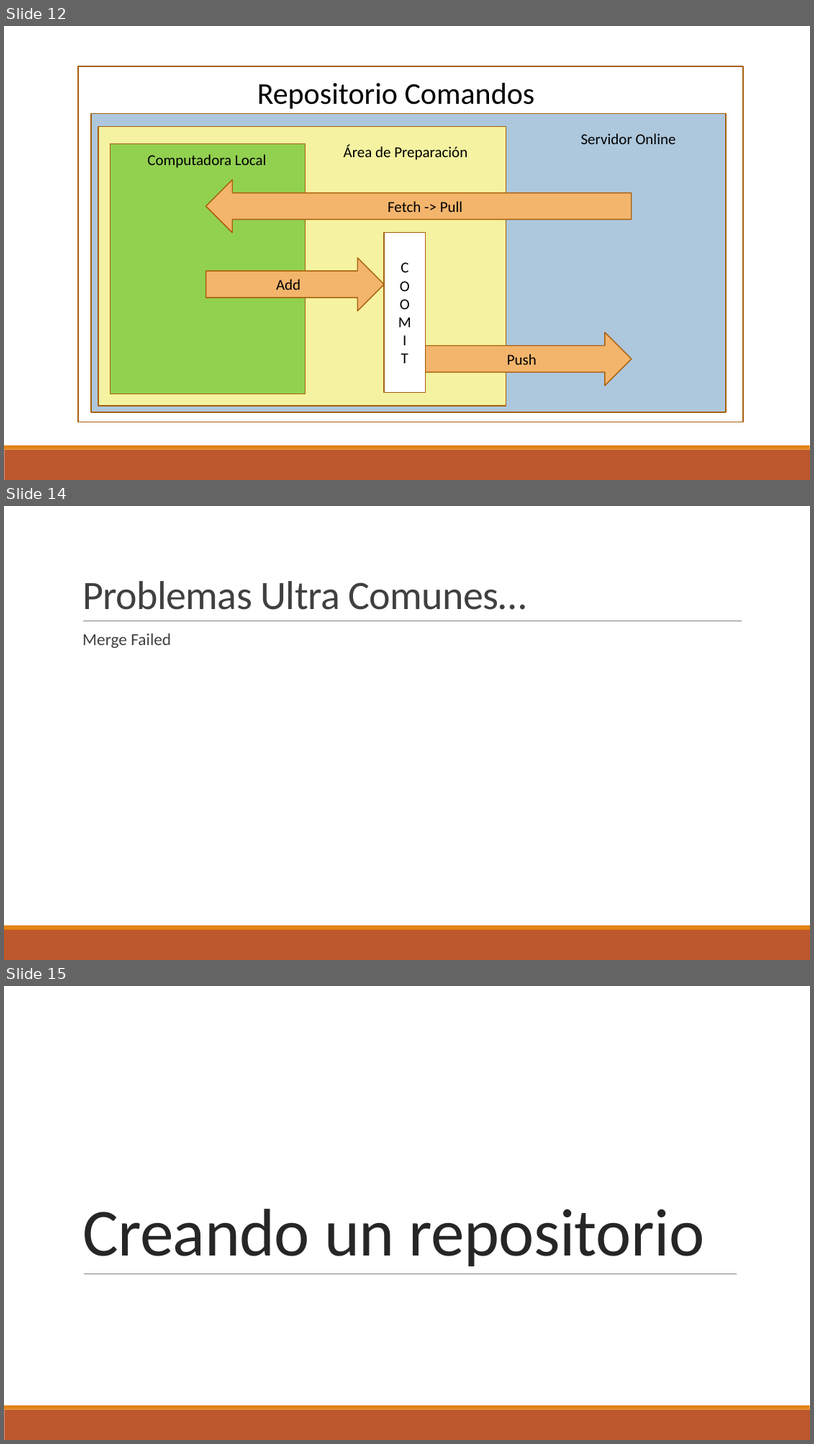
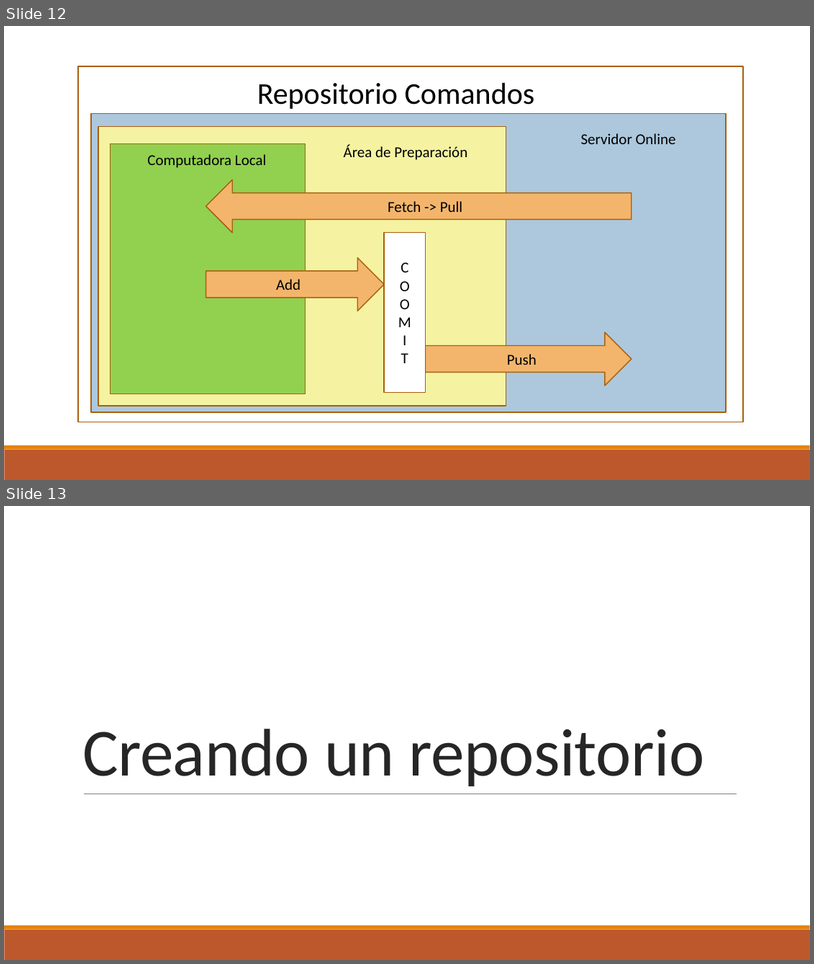
Before and after one commit to DuckHunter213/TutorialGit, a slide deck: Git.pptx. Shown one above the other, each under a label of ours: slides 12, 14 and 15 before the commit, slides 12 and 13 after it; the slides between them are not shown. The pictures are 814x1444 and 814x964 pixels, drawn with LibreOffice and Linux fonts; fonts in the diff are those of the drawing; background and template pictures are left out. Boxes give left, top, right and bottom in pixels: in the first picture for what was removed or moved away, otherwise in the second. Text is boxed around its words. In the diff, an @@ line names an element or a change of style, - is before the commit and + after.

```diff
--- a/Git.pptx
+++ b/Git.pptx
@@ slide 14 removed at (4, 506, 810, 960), background #FFFFFF; not listed: 2 template elements that a slide beside it also shows @@
@@ title removed at (82, 581, 526, 610) @@
-Problemas Ultra Comunes…
@@ text removed at (82, 633, 171, 648) @@
-  Merge Failed
@@ line removed from (83, 621) to (743, 621) @@
@@ what was slide 15 is now slide 13 @@
```
Also in this commit, not shown: 2 slides changed, 7 slides added, 5 other slides removed, 1 other file.
